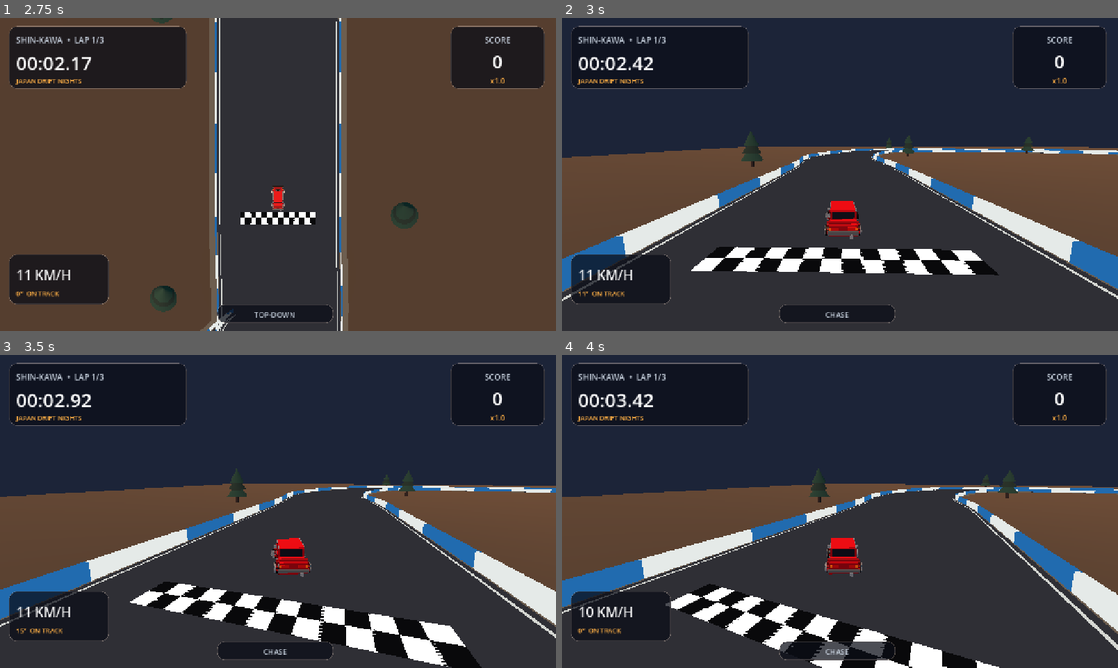
Above: before the commit, frames 1-4 (two rows, left to right).
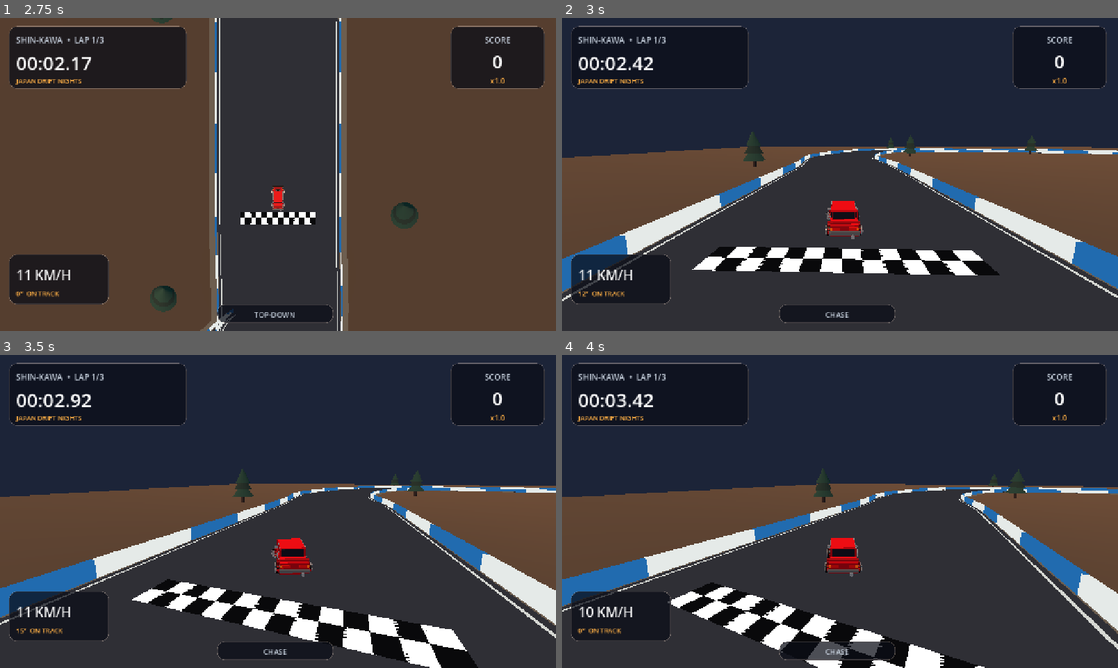
Above: after the commit, the same moments.

Repository: karllondor/Nitro-Wheelz-
Game: Godot game, scene res://scenes/boot.tscn
Same seed, same stepped clock (60 frames per second), same inputs: the game is played once before the commit and once after it.
Inputs (mouse positions are in pixels of both pictures, inside the frame that each line leads up to):
- Up to frame 1 (2.75 s): click "START DRIFT SESSION" at 0.5 s; tap Enter at 1.25 s; move the mouse to (250, 237) at 1.27 s; hold W (move_up) 1.28-2 s; hold Space (action_primary) 1.28-2 s; click (250, 237) at 1.42 s; drag from (444, 221) to (250, 237) at 2.02 s
- Up to frame 2 (3 s): move the mouse to (673, 127) at 2.77 s; hold A (move_left) from 2.78 s (still down); hold C (camera_toggle) from 2.78 s (still down)
- Up to frame 3 (3.5 s): keep holding A (move_left); keep holding C (camera_toggle)
- Up to frame 4 (4 s): release A (move_left) at 3.5 s; release C (camera_toggle) at 3.5 s; drag from (867, 511) to (673, 464) at 3.52 s

Frame 1 is identical in both runs. In frame 2, 1.7% of the frame differs, in the area x 0-100%, y 36-91%; in frame 3, 4.0%, in the area x 0-100%, y 36-100%; in frame 4, 3.5%.

Commit message:
fix(handling): direct steering response and immediate one-shot handbrake drift entry

Diff:
--- a/game/scripts/driving/drive_model.gd
+++ b/game/scripts/driving/drive_model.gd
@@ -22,7 +22,7 @@
 const DRAG_COEFF: float = 0.009
 const ROLLING_DRAG: float = 0.45
 const YAW_DAMPING: float = 1.45
-const YAW_TORQUE_GAIN: float = 0.39
+const YAW_TORQUE_GAIN: float = 0.48
 const YAW_LATERAL_BUDGET: float = 12.0
 const SLIDE_YAW_BONUS: float = 1.4
 const LOW_SPEED_GRIP_START: float = 3.0
@@ -35,6 +35,7 @@
 var slide_hold: float = 0.0
 var drift_angle: float = 0.0
 var steering_angle: float = 0.0
+var handbrake_previously_held: bool = false
 
 func reset(p: Vector2, radians: float) -> void:
     position = p
@@ -45,6 +46,7 @@
     slide_hold = 0.0
     drift_angle = 0.0
     steering_angle = 0.0
+    handbrake_previously_held = false
 
 func speed_mps() -> float:
     return velocity.length()
@@ -100,6 +102,8 @@
     gas = clampf(gas,0.0,1.0)
     brake = clampf(brake,0.0,1.0)
     handbrake = clampf(handbrake,0.0,1.0)
+    var drift_pressed: bool = handbrake > 0.35 and not handbrake_previously_held
+    handbrake_previously_held = handbrake > 0.35
 
     var f: Vector2 = forward()
     var r: Vector2 = right()
@@ -130,7 +134,8 @@
     var target_traction: float = REAR_SLIDE_GRIP if sliding else 1.0
     if handbrake > 0.1 and speed > 1.5:
         target_traction = HANDBRAKE_GRIP
-    var response_seconds: float = 0.04 if target_traction < rear_traction else REATTACH_SECONDS
+    # Handbrake engages in the first 1–2 simulation ticks, not after a long lerp.
+    var response_seconds: float = 0.008 if handbrake > 0.35 else (0.025 if target_traction < rear_traction else REATTACH_SECONDS)
     rear_traction = move_toward(rear_traction,target_traction,dt/response_seconds)
 
     var travel_direction: float = atan2(local_side,slip_forward)
@@ -141,7 +146,7 @@
     )
     var steer_goal: float = lerpf(demanded_steer,assisted_steer,assist_strength)
     # Smooth stick/key motion. Letting go returns the wheel faster.
-    var steer_rate: float = 9.0 if absf(steer_goal)<absf(steering_angle) else 6.0
+    var steer_rate: float = 23.0 if absf(steer_goal)<absf(steering_angle) else 18.0
     steering_angle = move_toward(steering_angle,steer_goal,steer_rate*dt)
 
     var front_slip: float = atan2(front_side,slip_forward)-steering_angle
@@ -167,6 +172,10 @@
     var recovery: float = slide_fraction*hands_off*clampf(speed/7.0,0.0,1.0)
     yaw_accel += travel_direction*recovery*2.7*(1.0-0.55*gas)
     yaw_rate += yaw_accel*dt
+    if drift_pressed and signed_speed > 4.0 and absf(steer) > 0.08:
+        # One-shot flick only on the rising handbrake edge. No repeated
+        # spin while the player keeps DRIFT held.
+        yaw_rate += steer*0.20*clampf(speed/14.0,0.0,1.0)
     yaw_rate *= exp(-(YAW_DAMPING+0.6*hands_off*(1.0-slide_fraction))*dt)
     var yaw_ceiling: float = _yaw_rate_limit(speed,slide_fraction)
     yaw_rate = clampf(yaw_rate,-yaw_ceiling,yaw_ceiling)
